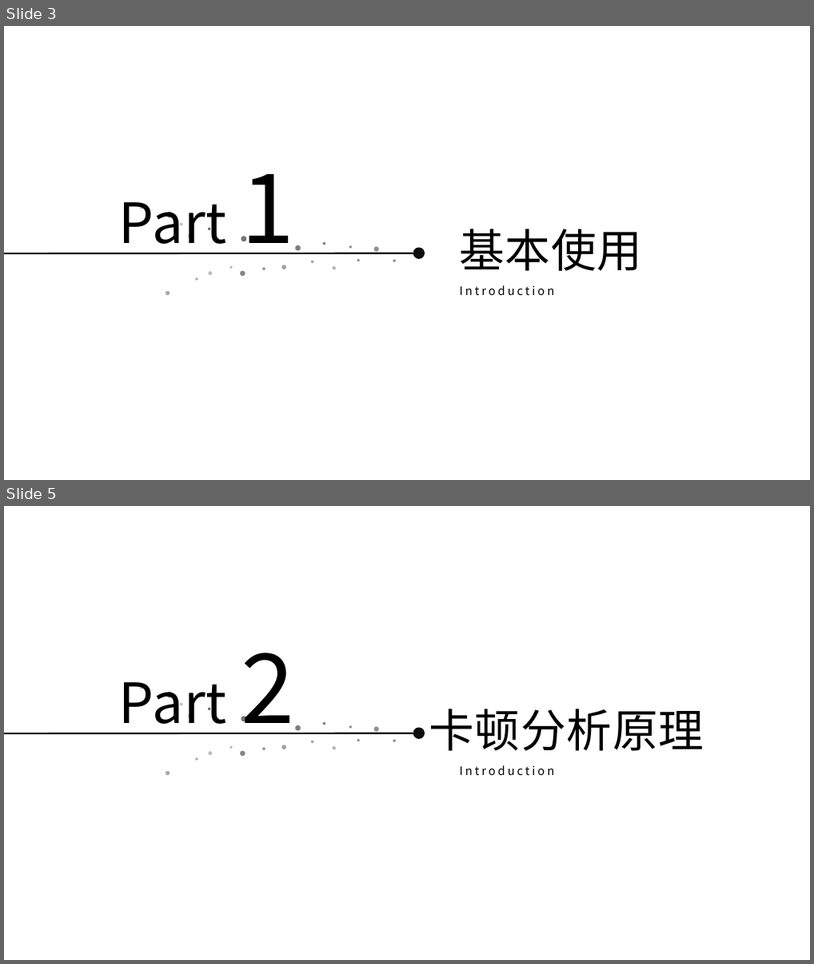
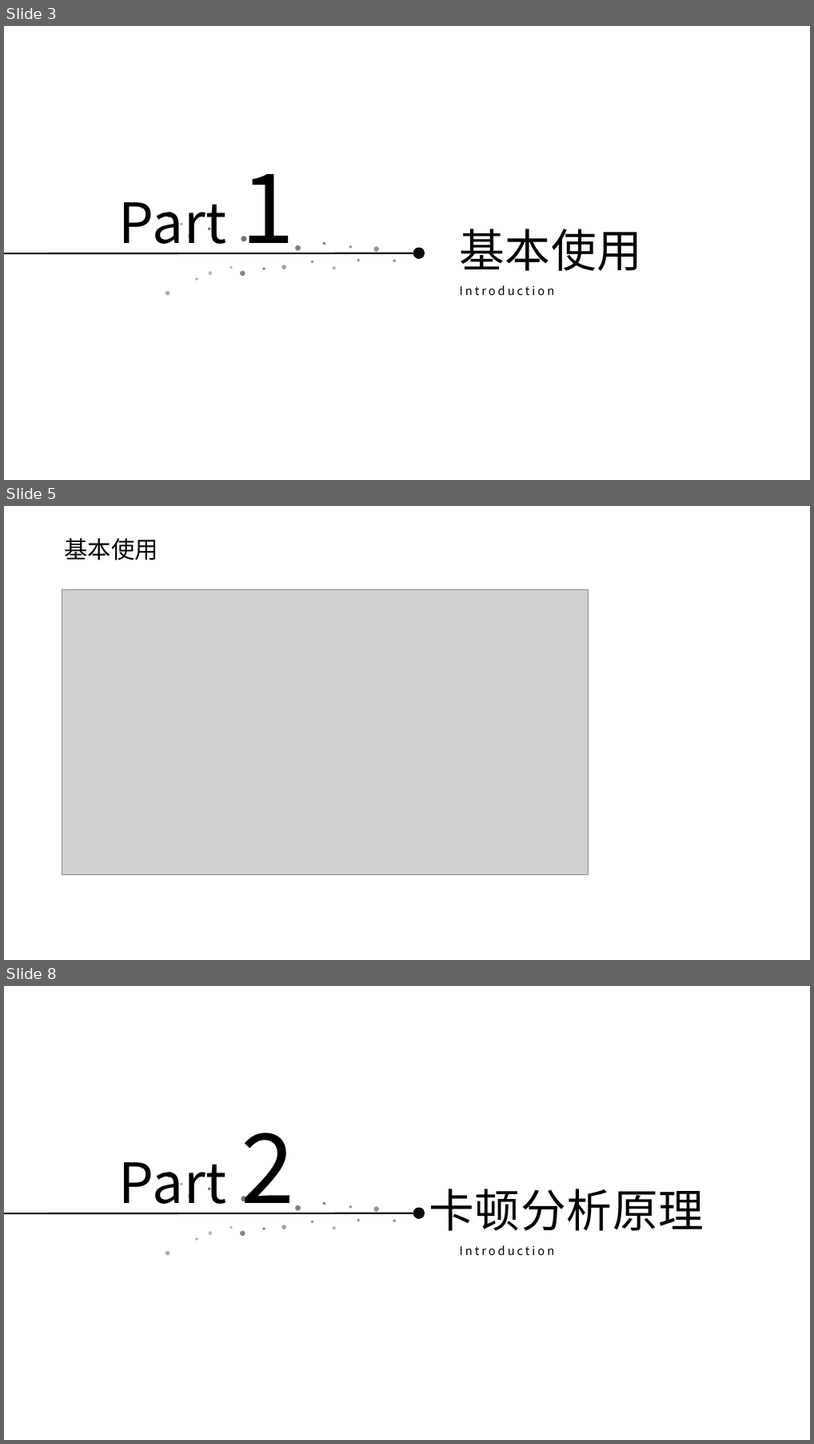
Before and after one commit to xueweiyang/gitdemo, a slide deck: android/matrix-master/samples/sample-android/matrix使用.pptx. Shown one above the other, each under a label of ours: slides 3 and 5 before the commit, slides 3, 5 and 8 after it; the slides between them are not shown. The pictures are 814x964 and 814x1444 pixels, drawn with LibreOffice and Linux fonts; fonts in the diff are those of the drawing; grey boxes stand for pictures; background and template pictures are left out. Boxes give left, top, right and bottom in pixels: in the first picture for what was removed or moved away, otherwise in the second. Text is boxed around its words. In the diff, an @@ line names an element or a change of style, - is before the commit and + after.

```diff
--- a/android/matrix-master/samples/sample-android/matrix使用.pptx
+++ b/android/matrix-master/samples/sample-android/matrix使用.pptx
@@ slide 5 added at <box>4,506,810,960</box>, background picture (left out) @@
@@ text added at <box>64,538,158,560</box>, 28 pt, text #000000 @@
+基本使用
@@ picture added at <box>62,589,588,875</box> @@
@@ what was slide 5 is now slide 8 @@
```
Also in this commit, not shown: 1 slide changed, 3 other slides added, 1 other file.
